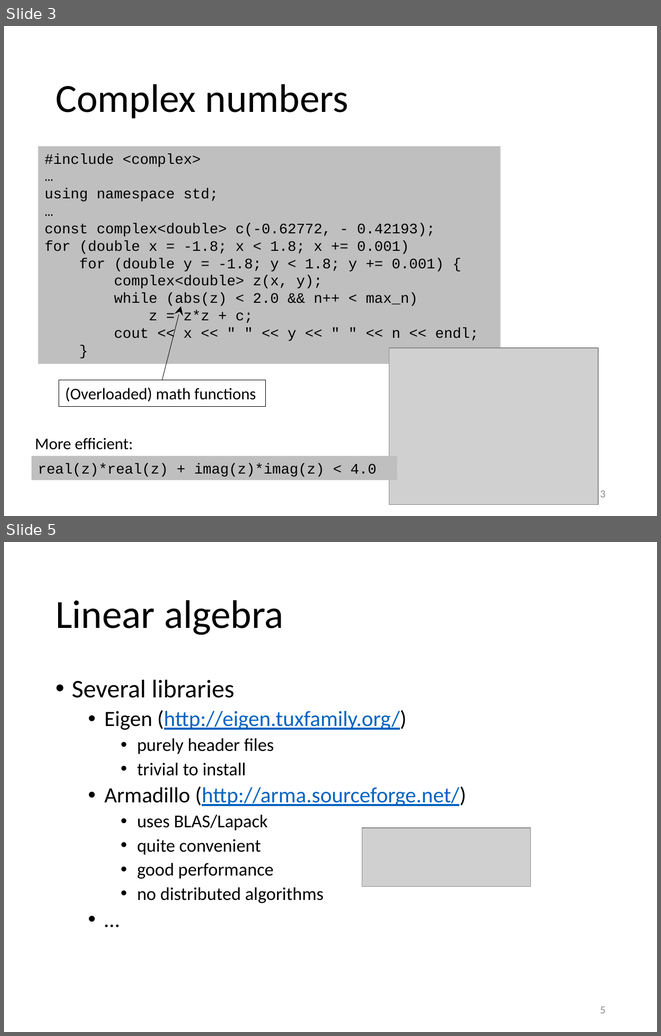
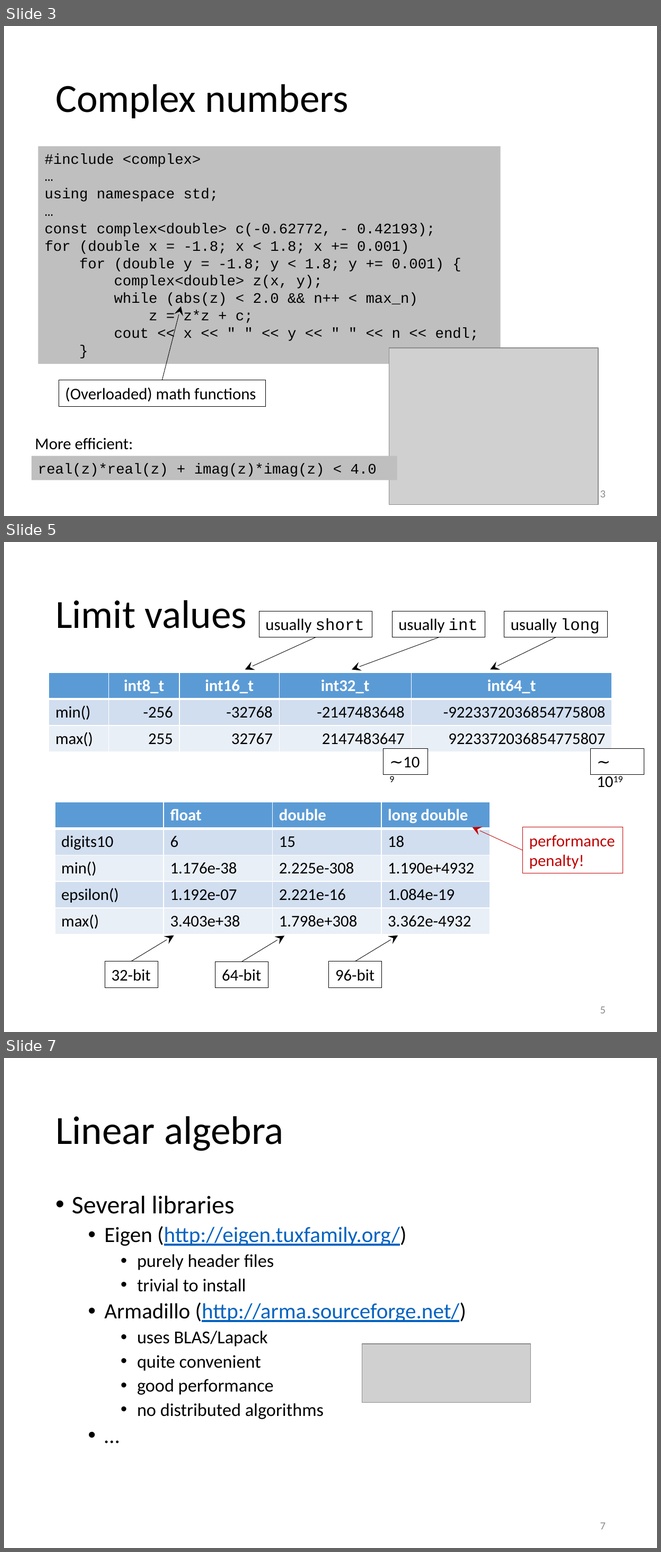
Before and after one commit to gjbex/training-material, a slide deck: CPlusPlus/12_essential_cpp_numerics.pptx. Shown one above the other, each under a label of ours: slides 3 and 5 before the commit, slides 3, 5 and 7 after it; the slides between them are not shown. The pictures are 661x1036 and 661x1552 pixels, drawn with LibreOffice and Linux fonts; fonts in the diff are those of the drawing; grey boxes stand for pictures. Boxes give left, top, right and bottom in pixels: in the first picture for what was removed or moved away, otherwise in the second. Text is boxed around its words. In the diff, an @@ line names an element or a change of style, - is before the commit and + after.

Commit message:
Added slides on limits and precision

```diff
--- a/CPlusPlus/12_essential_cpp_numerics.pptx
+++ b/CPlusPlus/12_essential_cpp_numerics.pptx
@@ slide 5 added at (x1=4, y1=542, x2=657, y2=1032), background #FFFFFF @@
@@ title added at (x1=55, y1=600, x2=247, y2=628), 44 pt, text #000000 @@
+Limit values
@@ group added at (x1=245, y1=611, x2=607, y2=669): 3 rectangles, 3 arrows @@
+usually int
+usually long
+usually short
@@ table added at (x1=49, y1=672, x2=612, y2=752), 3 rows, 5 columns @@
+ | int8_t | int16_t | int32_t | int64_t
+min() | -256 | -32768 | -2147483648 | -9223372036854775808
+max() | 255 | 32767 | 2147483647 | 9223372036854775807
@@ rectangle added at (x1=383, y1=748, x2=428, y2=775), fill #FFFFFF, outline #000000 0.75 pt, 18 pt, text #000000 @@
+∼109
@@ rectangle added at (x1=590, y1=748, x2=645, y2=775), fill #FFFFFF, outline #000000 0.75 pt, 18 pt, text #000000 @@
+∼ 1019
@@ table added at (x1=55, y1=802, x2=491, y2=934), 5 rows, 4 columns @@
+ | float | double | long double
+digits10 | 6 | 15 | 18
+min() | 1.176e-38 | 2.225e-308 | 1.190e+4932
+epsilon() | 1.192e-07 | 2.221e-16 | 1.084e-19
+max() | 3.403e+38 | 1.798e+308 | 3.362e-4932
@@ arrow added from (522, 850) to (472, 827), #C00000 0.5 pt @@
@@ rectangle added at (x1=522, y1=827, x2=623, y2=874), fill #FFFFFF, outline #C00000 0.75 pt, 18 pt, text #C00000 @@
+performance
+penalty!
@@ group added at (x1=105, y1=935, x2=398, y2=987): 3 rectangles, 3 arrows @@
+32-bit
+64-bit
+96-bit
@@ page number added at (x1=600, y1=1006, x2=606, y2=1013), 12 pt, text #8C8C8C @@
+5
@@ what was slide 5 is now slide 7 @@
@@ page number at (x1=600, y1=1522, x2=606, y2=1529): text changed @@
-5
+7
```
Also in this commit, not shown: 1 slide changed, 1 other slide added.
